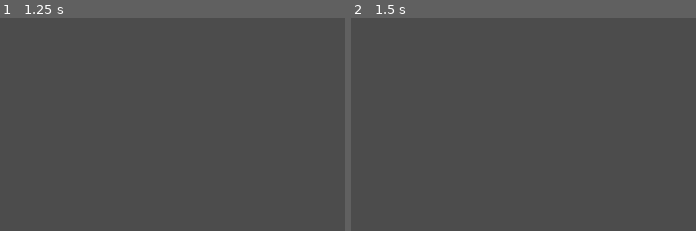
Above: before the commit, frames 1-2 (left to right).
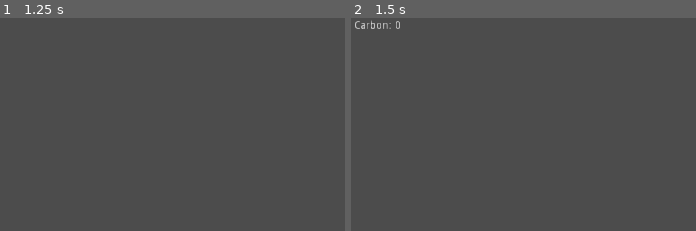
Above: after the commit, the same moments.

Repository: Electronics-Empire/Electronics-Empire
Game: Godot game, scene res://Scene/Multiplayer.tscn
The game is run twice, just before and just after one commit, with the same random seed, the same clock (stepped at 60 frames per second) and the same inputs.
Inputs (mouse positions are % of the whole screen's width and height, from its top left):
- Up to frame 1 (1.25 s): click (34, 53) at 0.52 s; type "12" at 0.6 s; click (63, 53) at 0.75 s; type "Alex" at 0.83 s
- Up to frame 2 (1.5 s): click "Create" at 1.25 s
The pictures show only the part of the screen within x 0-50%, y 0-50%; the shares and areas given below are measured in that part.

Frame 1 is identical in both runs. In frame 2, 0.2% of the frame differs, in the area x 1-15%, y 0-6%.

Commit message:
the player can mine and code refactoring

Diff:
--- a/Scene/Carbon.tscn
+++ b/Scene/Carbon.tscn
@@ -1,11 +1,12 @@
-[gd_scene load_steps=4 format=2]
+[gd_scene load_steps=5 format=2]
 
-[ext_resource path="res://ObjectTile/Carbon.png" type="Texture" id=1]
+[ext_resource path="res://Script/Carbon.gd" type="Script" id=1]
+[ext_resource path="res://ObjectTile/Carbon.png" type="Texture" id=2]
 
 [sub_resource type="SpriteFrames" id=1]
 
 animations = [ {
-"frames": [ ExtResource( 1 ) ],
+"frames": [ ExtResource( 2 ) ],
 "loop": true,
 "name": "default",
 "speed": 5.0
@@ -28,6 +29,7 @@
 constant_angular_velocity = 0.0
 friction = 1.0
 bounce = 0.0
+script = ExtResource( 1 )
 _sections_unfolded = [ "Transform" ]
 
 [node name="AnimatedSprite" type="AnimatedSprite" parent="." index="0"]
--- a/Scene/GUI.tscn
+++ b/Scene/GUI.tscn
@@ -1,9 +1,10 @@
-[gd_scene load_steps=6 format=2]
+[gd_scene load_steps=7 format=2]
 
 [ext_resource path="res://Script/PanelGUI.gd" type="Script" id=1]
 [ext_resource path="res://Script/TextEdit.gd" type="Script" id=2]
 [ext_resource path="res://Script/GUI_execute_button.gd" type="Script" id=3]
 [ext_resource path="res://Script/AlertDialog.gd" type="Script" id=4]
+[ext_resource path="res://Script/CarbonCounter.gd" type="Script" id=5]
 
 [sub_resource type="StyleBoxFlat" id=1]
 
@@ -74,12 +75,12 @@
 margin_bottom = 526.0
 rect_pivot_offset = Vector2( 0, 0 )
 rect_clip_content = false
-focus_mode = 1
+focus_mode = 2
 mouse_filter = 0
 mouse_default_cursor_shape = 1
 size_flags_horizontal = 1
 size_flags_vertical = 1
-focus_mode = 1
+focus_mode = 2
 context_menu_enabled = true
 placeholder_alpha = 0.6
 caret_blink = true
@@ -137,6 +138,27 @@
 dialog_hide_on_ok = true
 script = ExtResource( 4 )
 
+[node name="Carbon_counter" type="Label" parent="PanelGUI" index="3"]
+
+anchor_left = 0.0
+anchor_top = 0.0
+anchor_right = 0.0
+anchor_bottom = 0.0
+margin_right = 100.0
+margin_bottom = 23.0
+rect_pivot_offset = Vector2( 0, 0 )
+rect_clip_content = false
+mouse_filter = 2
+mouse_default_cursor_shape = 0
+size_flags_horizontal = 1
+size_flags_vertical = 4
+text = "Carbon: 0"
+align = 3
+percent_visible = 1.0
+lines_skipped = 0
+max_lines_visible = -1
+script = ExtResource( 5 )
+
 [connection signal="gui_input" from="PanelGUI" to="PanelGUI" method="gui_input"]
 
 [connection signal="focus_entered" from="PanelGUI/TextEdit" to="PanelGUI/TextEdit" method="focus_entered"]
--- /dev/null
+++ b/Script/Carbon.gd
@@ -0,0 +1,17 @@
+extends StaticBody2D
+
+var ressource_name = "carbon"
+
+func mine():
+	self.queue_free()
+	return 1
+
+func _ready():
+	# Called when the node is added to the scene for the first time.
+	# Initialization here
+	pass
+
+#func _process(delta):
+#	# Called every frame. Delta is time since last frame.
+#	# Update game logic here.
+#	pass
--- /dev/null
+++ b/Script/CarbonCounter.gd
@@ -0,0 +1,15 @@
+extends Label
+
+func set_carbon(num):
+	self.text = "Carbon: " + str(num)
+	pass
+
+func _ready():
+	# Called when the node is added to the scene for the first time.
+	# Initialization here
+	pass
+
+#func _process(delta):
+#	# Called every frame. Delta is time since last frame.
+#	# Update game logic here.
+#	pass
--- a/Script/Game.gd
+++ b/Script/Game.gd
@@ -7,7 +7,9 @@
 var network_info
 var ctrl_global
 
-var carbon
+var carbon_obj
+
+var carbon_counter
 
 var object_pos = Array()
 var object_array = Array()
@@ -25,7 +27,7 @@
 		var random_y = randi()%int(world.get_used_rect().size.y)
 
 		if((world.get_cell(random_x, random_y) == world.grass or world.get_cell(random_x, random_y) == world.dirt) and object_pos.find(Vector2(random_x, random_y)) == -1):
-			var new_carbon = self.carbon.instance()
+			var new_carbon = self.carbon_obj.instance()
 			add_child(new_carbon)
 			new_carbon.set_position(Vector2((random_x*globals.tileSize.x) + globals.tileSize.x/2, (random_y*globals.tileSize.y) + globals.tileSize.y/2))
 			object_pos.append(Vector2(random_x, random_y))
@@ -36,6 +38,7 @@
 # generate the client player
 remote func generate_player(id):
 	var player = load("res://Script/player.gd").new()
+	player.connect("add_ressource_signal", self, "add_ressource")
 	add_child(player)
 	var random_x_location
 	var random_y_location
@@ -53,6 +56,7 @@
 
 	player.generate_lg401(init_pos)
 	player.set_name(str(id))
+	player.id = id
 	self.object_pos.append(init_pos)
 	self.network_info.player_list.append(str(id))
 	pass
@@ -67,19 +71,20 @@
 	if(!has_node(player)):
 		var new_player = load("res://Script/player.gd").new()
 		new_player.set_name(player)
+		new_player.connect("add_ressource_signal", self, "add_ressource")
 		add_child(new_player)
 		new_player.rpc_id(1,"ask_player_sync")
 	pass
 
 remote func ask_sync_object():
 	for object in object_array:
-		if(object.get_filename() == self.carbon.get_path()):
+		if(object.get_filename() == self.carbon_obj.get_path()):
 			print("allo")
 			rpc("sync_carbon", object.position.x, object.position.y)
 	pass
 
 remote func sync_carbon(x,y):
-	var new_carbon = self.carbon.instance()
+	var new_carbon = self.carbon_obj.instance()
 	add_child(new_carbon)
 	new_carbon.set_position(Vector2(x,y))
 	object_pos.append(Vector2(x, y))
@@ -114,6 +119,12 @@
 # send a line when we click on the execute button
 func execute_button(text):
 	self.get_node(str(get_tree().get_network_unique_id())).rpc("send_line",text)
+	pass
+
+func add_ressource(ressource, num):
+	match(ressource):
+		"carbon":
+			self.carbon_counter.set_carbon(num)
 	pass
 
 # function is call on the server and client when a new peer is connected
@@ -151,7 +162,9 @@
 	self.alert_dialog = get_node("Camera2D/GUI/PanelGUI/AlertDialog")
 	self.ctrl_global = get_node("/root/ctrl_global")
 
-	self.carbon = load("res://Scene/Carbon.tscn")
+	self.carbon_obj = load("res://Scene/Carbon.tscn")
+
+	self.carbon_counter = get_node("Camera2D/GUI/PanelGUI/Carbon_counter")
 
 	self.execute_button.connect("button_pressed_signal", self, "execute_button")
 	self.world.connect("Generation_finished_signal", self, "generation_finished")
--- a/Script/Interpreter_LG401.gd
+++ b/Script/Interpreter_LG401.gd
@@ -6,7 +6,8 @@
 	WALK,
 	ATTACK,
 	ROTATE,
-	DIRECTION
+	DIRECTION,
+	MINE
 }
 
 signal walk_signal
@@ -14,6 +15,7 @@
 signal sub_signal
 signal attack_signal
 signal rotate_signal
+signal mine_signal
 
 var direction_names
 
@@ -101,6 +103,13 @@
 
 				if(!self.error_occur):
 					emit_signal("rotate_signal",operand_1.value)
+
+			LG401_type.MINE:
+
+				eat(LG401_type.MINE)
+
+				if(!self.error_occur):
+					emit_signal("mine_signal")
 	else:
 		error("bad instruction")
 
@@ -139,6 +148,11 @@
 			self.current_token = Token.new(LG401_type.ROTATE, null)
 			return
 
+		"mine":
+			advance()
+			self.current_token = Token.new(LG401_type.MINE, null)
+			return
+
 	if(self.cur_lexeme in direction_names):
 		advance()
 		self.current_token = Token.new(LG401_type.DIRECTION, self.cur_lexeme)
--- a/Script/LG401_module.gd
+++ b/Script/LG401_module.gd
@@ -26,13 +26,17 @@
 var orientation
 var damage
 
+var carbon
+
 var active
 
-remote func __ask_entity_sync__():
-	rpc("__entity_sync__", self.sprite.animation, self.sprite.frame, self.position, self.health_bar.value, self.orientation)
-	pass
-
-remote func __entity_sync__(animation, frame, pos, health, orientation):
+signal add_ressource_signal
+
+remote func ask_entity_sync():
+	rpc("entity_sync", self.sprite.animation, self.sprite.frame, self.position, self.health_bar.value, self.orientation)
+	pass
+
+remote func entity_sync(animation, frame, pos, health, orientation):
 	self.sprite.animation = animation
 	self.sprite.frame = frame
 	self.position = pos
@@ -41,11 +45,11 @@
 	pass
 
 
-sync func __send_line__(text):
-
-	if(!is_active()):
-
-		set_active()
+sync func send_line(text):
+
+	if(!__is_active__()):
+
+		__set_active__()
 		self.clock_bar.show()
 
 		self.clock.start()
@@ -57,51 +61,51 @@
 		self.interpreter.evaluate()
 		if(self.interpreter.error_occur):
 			self.interpreter.error_occur = false
-			reset_active()
+			__reset_active__()
 		else:
 			print(self.interpreter.registers["x"])
 
 	pass
 
-func __walk__(count):
+func walk(count):
 	if(count):
 		match(self.orientation):
 			DIRECTION.north:
-				walk(Vector2(0,-globals.tileSize.y), count)
+				__walk__(Vector2(0,-globals.tileSize.y), count)
 			DIRECTION.south:
-				walk(Vector2(0,globals.tileSize.y), count)
+				__walk__(Vector2(0,globals.tileSize.y), count)
 			DIRECTION.east:
-				walk(Vector2(globals.tileSize.x,0), count)
+				__walk__(Vector2(globals.tileSize.x,0), count)
 			DIRECTION.west:
-				walk(Vector2(-globals.tileSize.x, 0), count)
+				__walk__(Vector2(-globals.tileSize.x, 0), count)
 	else:
-		reset_active()
-	pass
-
-func walk(dest, count):
+		__reset_active__()
+	pass
+
+func __walk__(dest, count):
 	self.ray_cast.cast_to = dest
 	self.ray_cast.force_raycast_update()
 
 	if(!self.ray_cast.is_colliding()):
 		self.movement.interpolate_property(self, "position", self.position, self.position+dest, 1, Tween.TRANS_LINEAR, Tween.EASE_IN_OUT)
-		self.movement.interpolate_callback(self, self.movement.get_runtime(), "__walk__", count-1)
+		self.movement.interpolate_callback(self, self.movement.get_runtime(), "walk", count-1)
 		self.movement.start()
 	else:
-		reset_active()
-
-func __tween_stopped__():
-	reset_active()
-	pass
-
-sync func __add_executed__():
-	reset_active()
-	pass
-
-sync func __sub_executed__():
-	reset_active()
-	pass
-
-func __rotate__(direction):
+		__reset_active__()
+
+func tween_stopped():
+	__reset_active__()
+	pass
+
+sync func add_executed():
+	__reset_active__()
+	pass
+
+sync func sub_executed():
+	__reset_active__()
+	pass
+
+func rotate(direction):
 	match(direction):
 		"north":
 			self.orientation = DIRECTION.north
@@ -115,39 +119,60 @@
 		"west":
 			self.orientation = DIRECTION.west
 			sprite.play("WEST")
-	reset_active()
-	pass
-
-func __attack__():
+	__reset_active__()
+	pass
+
+func attack():
 	match(self.orientation):
 		DIRECTION.north:
-			attack(Vector2(0,-globals.tileSize.y))
+			__attack__(Vector2(0,-globals.tileSize.y))
 		DIRECTION.south:
-			attack(Vector2(0,globals.tileSize.y))
+			__attack__(Vector2(0,globals.tileSize.y))
 		DIRECTION.east:
-			attack(Vector2(globals.tileSize.x,0))
+			__attack__(Vector2(globals.tileSize.x,0))
 		DIRECTION.west:
-			attack(Vector2(-globals.tileSize.x,0))
-	reset_active()
-	pass
-
-func attack(dest):
+			__attack__(Vector2(-globals.tileSize.x,0))
+	__reset_active__()
+	pass
+
+func __attack__(dest):
 	self.ray_cast.cast_to = dest
 	self.ray_cast.force_raycast_update()
 
 	if(self.ray_cast.is_colliding()):
 		var obj = self.ray_cast.get_collider()
 		if(obj is KinematicBody2D):
-			obj.receive_damage(self.damage)
-
-func receive_damage(damage):
+			obj.__receive_damage__(self.damage)
+
+func __receive_damage__(damage):
 	self.health_bar.value -= damage
 	print(self.health_bar.value)
 	if(self.health_bar.value <= 0):
-		self.die()
-
-func die():
+		self.__die__()
+
+func __die__():
 	self.queue_free()
+
+func mine():
+	match(self.orientation):
+		DIRECTION.north:
+			__mine__(Vector2(0,-globals.tileSize.y))
+		DIRECTION.south:
+			__mine__(Vector2(0,globals.tileSize.y))
+		DIRECTION.east:
+			__mine__(Vector2(globals.tileSize.x,0))
+		DIRECTION.west:
+			__mine__(Vector2(-globals.tileSize.x,0))
+	__reset_active__()
+
+func __mine__(dest):
+	self.ray_cast.cast_to = dest
+	self.ray_cast.force_raycast_update()
+
+	if(self.ray_cast.is_colliding()):
+		var obj = self.ray_cast.get_collider()
+		if(obj.is_in_group("Ressource")):
+			emit_signal("add_ressource_signal", obj.ressource_name, obj.mine())
 
 func _ready():
 	self.clock_time = 1
@@ -170,31 +195,34 @@
 	self.ray_cast = get_node("Collision_checker")
 	self.health_bar = get_node("Health_bar")
 
+	self.carbon = load("res://Scene/Carbon.tscn").instance()
+
 	self.health_bar.max_value = self.max_health
 	self.health_bar.value = self.max_health
 	self.sprite.play("SOUTH")
 
-	self.interpreter.connect("walk_signal", self, "__walk__")
-	self.interpreter.connect("add_signal", self, "__add_executed__")
-	self.interpreter.connect("sub_signal", self, "__add_executed__")
-	self.interpreter.connect("rotate_signal", self, "__rotate__")
-	self.interpreter.connect("attack_signal", self, "__attack__")
-
-	reset_active()
+	self.interpreter.connect("walk_signal", self, "walk")
+	self.interpreter.connect("add_signal", self, "add_executed")
+	self.interpreter.connect("sub_signal", self, "sub_executed")
+	self.interpreter.connect("rotate_signal", self, "rotate")
+	self.interpreter.connect("attack_signal", self, "attack")
+	self.interpreter.connect("mine_signal", self, "mine")
+
+	__reset_active__()
 	pass
 
 func _process(delta):
 	self.clock_bar.value = ((self.clock_time-self.clock.time_left)/self.clock_time)*100
 	pass
 
-func reset_active():
+func __reset_active__():
 	self.active = 0
 	pass
 
-func set_active():
+func __set_active__():
 	self.active = 1
 	pass
 
-func is_active():
+func __is_active__():
 	return self.active
 	pass
--- a/Script/player.gd
+++ b/Script/player.gd
@@ -1,15 +1,18 @@
 extends Node
 
 var unit_list = Array()
+var ressource_dict = Dictionary()
 var lg401_module
 var id
 
+signal add_ressource_signal
+
 func _ready():
-	id = get_tree().get_network_unique_id()
 	pass
 
 func generate_lg401(init_pos_vector):
 	var module = load("res://Scene/LG401_module.tscn").instance()
+	module.connect("add_ressource_signal", self, "add_ressource")
 	self.add_child(module)
 
 	module.set_position(init_pos_vector)
@@ -17,7 +20,7 @@
 	pass
 
 sync func send_line(text):
-	lg401_module.__send_line__(text)
+	lg401_module.send_line(text)
 
 remote func ask_player_sync():
 	rpc("player_sync")
@@ -26,8 +29,21 @@
 remote func player_sync():
 	if(!has_node("LG401_module")):
 		self.lg401_module = load("res://Scene/LG401_module.tscn").instance()
+
+		lg401_module.connect("add_ressource_signal", self, "add_ressource")
+
 		add_child(self.lg401_module)
 		self.lg401_module.rpc_id(1,"__ask_entity_sync__")
+	pass
+
+func add_ressource(ressource, num):
+	if(ressource_dict.has(ressource)):
+		ressource_dict[ressource] += num
+	else:
+		ressource_dict[ressource] = num
+
+	if(id == get_tree().get_network_unique_id()):
+		emit_signal("add_ressource_signal", ressource, ressource_dict[ressource])
 	pass
 
 
